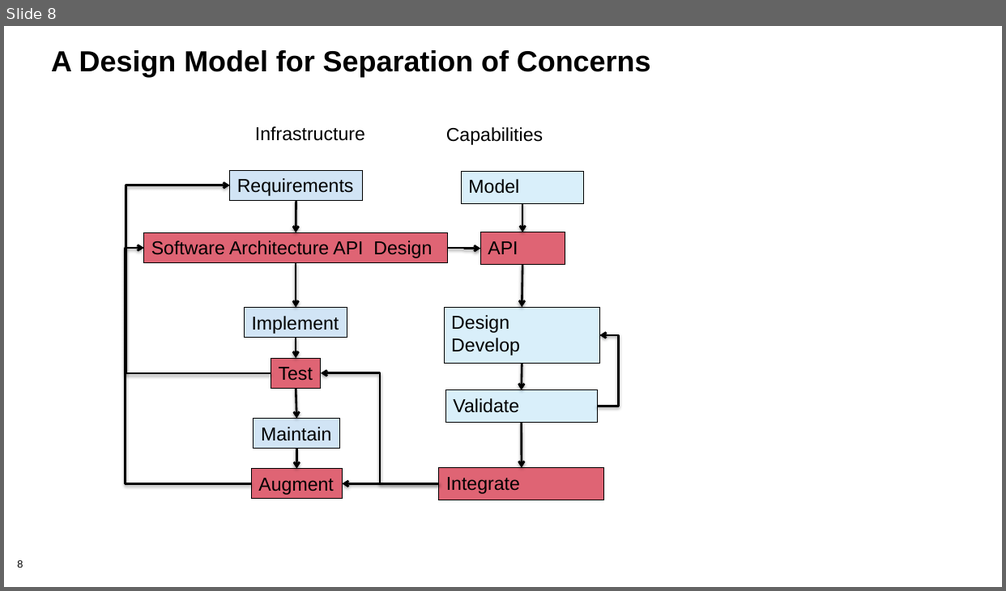
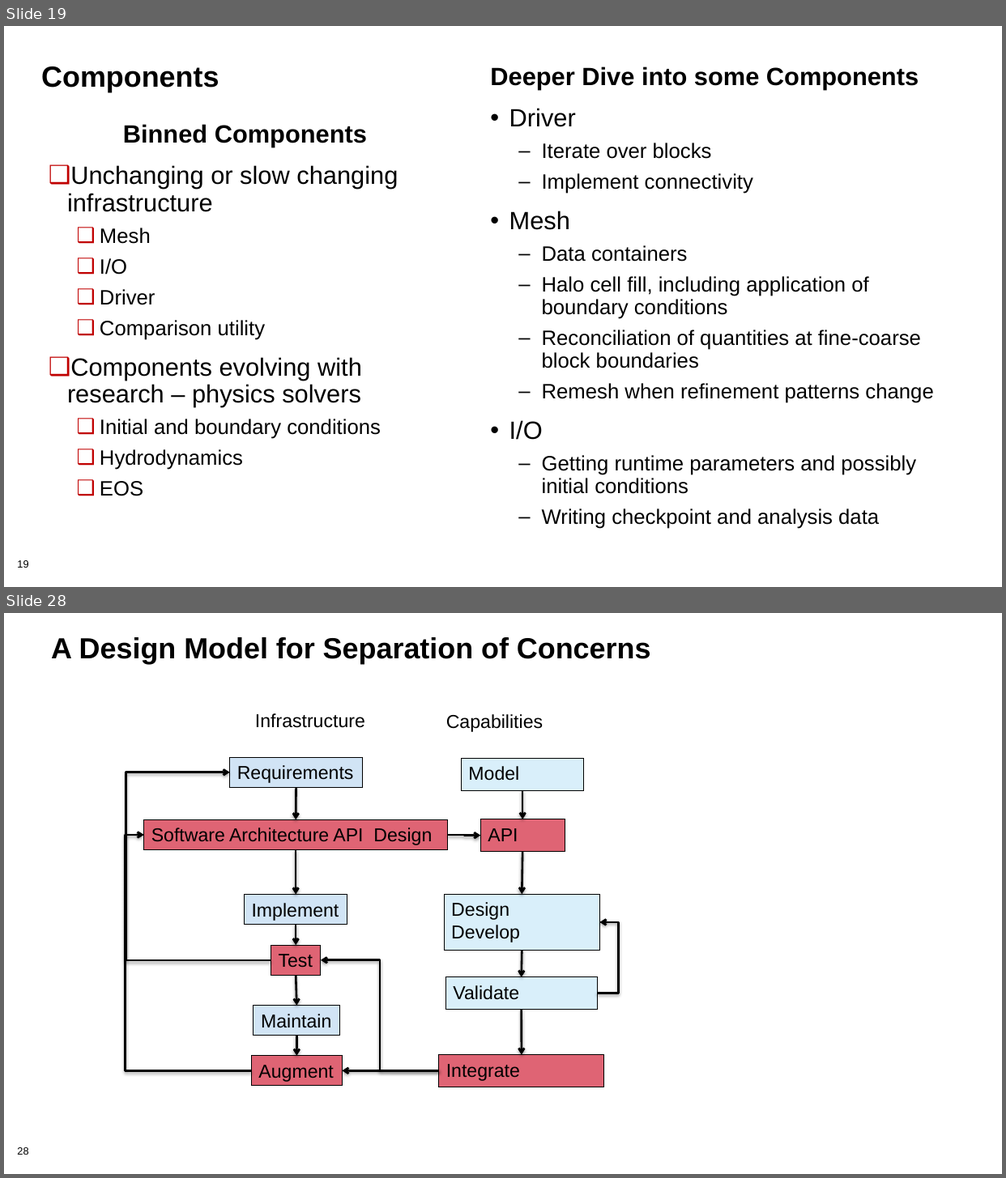
Before and after one commit to bssw-tutorial/presentations, a slide deck: design.pptx. Shown one above the other, each under a label of ours: slide 8 before the commit, slides 19 and 28 after it; the slides between them are not shown. The pictures are 1006x591 and 1006x1178 pixels, drawn with LibreOffice and Linux fonts; fonts in the diff are those of the drawing; background and template pictures are left out. Boxes give left, top, right and bottom in pixels: in the first picture for what was removed or moved away, otherwise in the second. Text is boxed around its words. In the diff, an @@ line names an element or a change of style, - is before the commit and + after.

```diff
--- a/design.pptx
+++ b/design.pptx
@@ slide 19 added at (4,26,1002,587), background #FFFFFF; not listed: 1 template element that a slide beside it also shows @@
@@ title added at (41,66,219,92), 28 pt, text #000000, bold @@
+Components
@@ text added at (490,66,933,529), 20 pt, text #000000 @@
+Deeper Dive into some Components
+• Driver
+  – Iterate over blocks
+  – Implement connectivity
+• Mesh
+  – Data containers
+  – Halo cell fill, including application of boundary conditions
+  – Reconciliation of quantities at fine-coarse block boundaries
+  – Remesh when refinement patterns change
+• I/O
+  – Getting runtime parameters and possibly initial conditions
+  – Writing checkpoint and analysis data
@@ text added at (67,124,398,497), 24 pt, text #000000 @@
+Binned Components
+❑ Unchanging or slow changing infrastructure
+  ❑ Mesh
+  ❑ I/O
+  ❑ Driver
+  ❑ Comparison utility
+❑ Components evolving with research – physics solvers
+  ❑ Initial and boundary conditions
+  ❑ Hydrodynamics
+  ❑ EOS
@@ what was slide 8 is now slide 28 @@
@@ page number at (17,1148,28,1155): text changed @@
-8
+28
```
Also in this commit, not shown: 9 slides changed, 39 other slides added, 15 slides removed, 1 other file.
